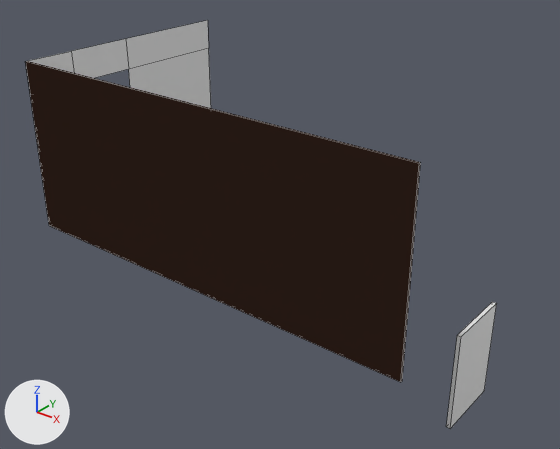
One commit to the Blender file Assets/models/floor_2/bedroom_n_center/bedroom_n_center.blend: the scene before it, then after it.
Camera for both pictures: a 50 mm camera at (22.5, -28.3, 18.5) aimed at (0.2, -0.4, 1.1). The lights are fixed; the arrows at lower left show +X, +Y and +Z. Mesh edges are drawn as thin lines.

Before the edit, the objects in view are built like this:
```python
me_cube = bpy.data.meshes.new('Cube')
me_cube.from_pydata([(-1.0, -1.0, -1.0), (-1.0, 1.0, -1.0), (1.0, 1.0, -1.0), (1.0, -1.0, -1.0)], [], [(0, 3, 2, 1)])
me_cube.materials.append(mat_floor)  # its picture is missing
me_cube_002 = bpy.data.meshes.new('Cube.002')
me_cube_002.from_pydata(...)  # a box spanning x -1.0..1.0, y -1.0..1.0, z -1.0..1.0
me_cube_004 = bpy.data.meshes.new('Cube.004')
me_cube_004.from_pydata(...)  # 12 vertices, 5 faces; spans x -1.0, y -1.0..1.0, z -1.0..1.0
me_cube_004.materials.append(mat_walls)  # its picture is missing
# before: 4 (-1.0, 1.0, 0.62) at pixel (208, 48), 5 (-1.0, -1.0, 0.62) at pixel (30, 94), 10 (-1.0, 0.0, 0.62) at pixel (128, 69), 11 (-1.0, -0.57, 0.62)
me_cube_006 = bpy.data.meshes.new('Cube.006')
me_cube_006.from_pydata([(-1.0, -1.0, -1.0), (-1.0, 1.0, -1.0), (1.0, 1.0, -1.0), (1.0, -1.0, -1.0), (-1.0, -1.0, 1.0), (-1.0, 1.0, 1.0), (1.0, 1.0, 1.0), (1.0, -1.0, 1.0)], [], [(4, 5, 1, 0), (5, 6, 2, 1), (6, 7, 3, 2), (7, 4, 0, 3), (0, 1, 2, 3), (7, 6, 5, 4)])
for i in [0, *range(2, 6)]: me_cube_006.polygons[i].material_index = 1
me_cube_006.materials.append(mat_walls)  # its picture is missing
me_cube_006.materials.append(mat_wall_back)  # brown #31211b
ob_cube = bpy.data.objects.new('Cube', me_cube_002)
ob_cube.location = (11.08, 0.0, -2.84)
ob_cube.scale = (0.1, 1.75, 2.5)
ob_floor = bpy.data.objects.new('floor', me_cube)
ob_floor.location = (0.0, 0.0, 4.5)
ob_floor.scale = (11.0, 6.5, 4.5)
ob_floor.hide_set(True)  # its collection is switched off
ob_wall_e = bpy.data.objects.new('wall_e', me_cube_006)
ob_wall_e.location = (0.0, -6.45, 4.5)
ob_wall_e.scale = (11.0, 0.05, 4.5)
ob_wall_s = bpy.data.objects.new('wall_s', me_cube_004)
ob_wall_s.location = (0.0, 0.0, 4.5)
ob_wall_s.scale = (11.0, 6.5, 4.5)
```
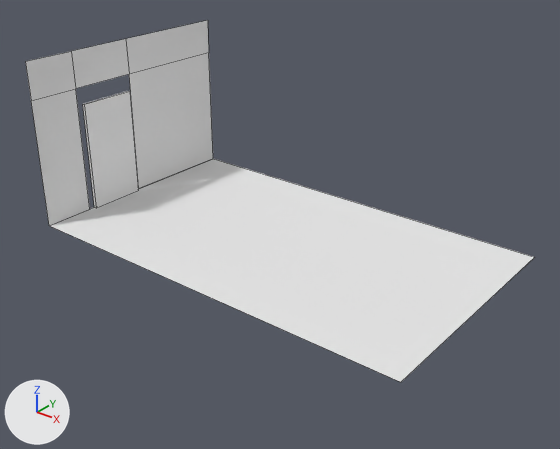
Changed parts and their boxes [x1, y1, x2, y2] in the pictures (560 x 449 px):
'wall_e', hidden (black): before [25, 61, 421, 382]
'floor', shown: after [50, 159, 534, 382]
'wall_s', reshaped: before [29, 20, 211, 108]; after [25, 20, 213, 226]
'Cube', moved, rescaled (10% wider, 7% shorter): before [446, 302, 497, 428]; after [83, 91, 139, 208]

Edits to the bpy script that builds the scene:
```text
Change me_cube_004:
    where me_cube_004.from_pydata(...)  # 12 vertices, 5 faces; spans x -1.0, y -1.0..1.0, z -1.0..1.0
    used by ob_wall_s; location = (0.0, 0.0, 4.5); scale = (11.0, 6.5, 4.5)
    me_cube_004 part 1
    add for i in [4, 5, 10, 11]: me_cube_004.vertices[i].co += Vector((0.0, 0.0, -0.07))
Change ob_cube:
    ob_cube.location: (11.08, 0.0, -2.84) -> (-10.87, -1.82, 3.05)
    ob_cube.scale: (0.1, 1.75, 2.5) -> (0.1, 1.6, 3.05)
Change ob_wall_e:
    add ob_wall_e.hide_set(True)  # its collection is switched off
Change ob_floor:
    remove ob_floor.hide_set(True)  # its collection is switched off
```
